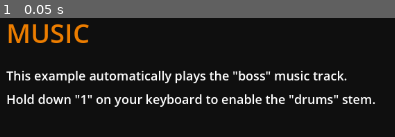
Above: before the commit, frame 1.
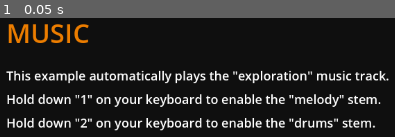
Above: after the commit, the same moment.

Repository: hugemenace/resonate
Game: Godot game, scene res://examples/music/music.tscn
Same seed, same stepped clock (60 frames per second), same inputs: the game is played once before the commit and once after it. The project has no main scene, so this scene is started directly.
Inputs:
- Up to frame 1 (0.05 s): no input

The runs differ from the first frame. In frame 1, 6.6% of the frame differs, in the area x 1-99%, y 43-95%.

Commit message:
feat: complete the example music scene

Diff:
--- a/default_bus_layout.tres
+++ b/default_bus_layout.tres
@@ -5,7 +5,7 @@
 bus/1/solo = false
 bus/1/mute = false
 bus/1/bypass_fx = false
-bus/1/volume_db = 0.0
+bus/1/volume_db = -9.2092
 bus/1/send = &"Master"
 bus/2/name = &"Sound"
 bus/2/solo = false
--- a/examples/music/music.gd
+++ b/examples/music/music.gd
@@ -18,13 +18,19 @@
 		# Enabling a stem is technically unmuting it. Therefore, don't expect
 		# the stem to begin playback at the start of its stream. Stems will
 		# unmute immediately and should be already synced with the track.
-		MusicManager.enable_stem("boss", "drums")
+		MusicManager.enable_stem("exploration", "melody")
 
-	if p_event.is_action_pressed("one"):
+	if p_event.is_action_released("one"):
 		# Disabling a stem is technically muting it. It will continuing playing
 		# in the background, however, inaudible. This ensures the stem stays
 		# in-sync with all other stems associated with the music track.
-		MusicManager.disable_stem("boss", "drums")
+		MusicManager.disable_stem("exploration", "melody")
+
+	if p_event.is_action_pressed("two"):
+		MusicManager.enable_stem("exploration", "drums")
+
+	if p_event.is_action_released("two"):
+		MusicManager.disable_stem("exploration", "drums")
 
 
 func on_music_manager_loaded() -> void:
@@ -32,4 +38,4 @@
 	# begin playing all associated stems that have been marked as "enabled".
 	# All music is automatically played through the bus configured in the
 	# project settings (Audio/Manager/Music/Bank), otherwise "Master".
-	MusicManager.play("boss")
+	MusicManager.play("exploration")
--- a/examples/music/music.tscn
+++ b/examples/music/music.tscn
@@ -6,21 +6,32 @@
 [ext_resource type="Script" path="res://addons/audio_manager/music_manager/music_stem_resource.gd" id="4_ksop8"]
 [ext_resource type="LabelSettings" uid="uid://bldprl7vev3uv" path="res://description_label_settings.tres" id="5_cg2qn"]
 [ext_resource type="LabelSettings" uid="uid://tysg4xge4hsu" path="res://title_label_settings.tres" id="5_vbmlt"]
+[ext_resource type="AudioStream" uid="uid://sjkaeg8p0qig" path="res://audio/music_stems/music_pad_stem.mp3" id="5_wctds"]
+[ext_resource type="AudioStream" uid="uid://ba8e5llasqjhk" path="res://audio/music_stems/music_melody_stem.mp3" id="6_hgf2k"]
+[ext_resource type="AudioStream" uid="uid://clkjvyfm227dt" path="res://audio/music_stems/music_drums_stem.mp3" id="7_57fs0"]
 
 [sub_resource type="Resource" id="Resource_ognhn"]
 script = ExtResource("4_ksop8")
-name = "synths"
+name = "pad"
 enabled = true
+stream = ExtResource("5_wctds")
 
 [sub_resource type="Resource" id="Resource_4apoh"]
 script = ExtResource("4_ksop8")
+name = "melody"
+enabled = false
+stream = ExtResource("6_hgf2k")
+
+[sub_resource type="Resource" id="Resource_x14g1"]
+script = ExtResource("4_ksop8")
 name = "drums"
 enabled = false
+stream = ExtResource("7_57fs0")
 
 [sub_resource type="Resource" id="Resource_1ncxf"]
 script = ExtResource("3_o75hm")
-name = "boss"
-stems = Array[ExtResource("4_ksop8")]([SubResource("Resource_ognhn"), SubResource("Resource_4apoh")])
+name = "exploration"
+stems = Array[ExtResource("4_ksop8")]([SubResource("Resource_ognhn"), SubResource("Resource_4apoh"), SubResource("Resource_x14g1")])
 
 [node name="Music" type="Node2D"]
 script = ExtResource("1_b17ub")
@@ -43,6 +54,7 @@
 offset_top = 125.0
 offset_right = 824.0
 offset_bottom = 185.0
-text = "This example automatically plays the \"boss\" music track.
-Hold down \"1\" on your keyboard to enable the \"drums\" stem."
+text = "This example automatically plays the \"exploration\" music track.
+Hold down \"1\" on your keyboard to enable the \"melody\" stem.
+Hold down \"2\" on your keyboard to enable the \"drums\" stem."
 label_settings = ExtResource("5_cg2qn")
Not shown, added: audio/music_stems/music_drums_stem.mp3.import
Not shown, added: audio/music_stems/music_melody_stem.mp3.import
Not shown, added: audio/music_stems/music_pad_stem.mp3.import
Not shown: 1 places in examples/music/music.tscn that only renumber resources
Not shown, added: audio/music_stems/music_drums_stem.mp3
Not shown, added: audio/music_stems/music_melody_stem.mp3
Not shown, added: audio/music_stems/music_pad_stem.mp3
